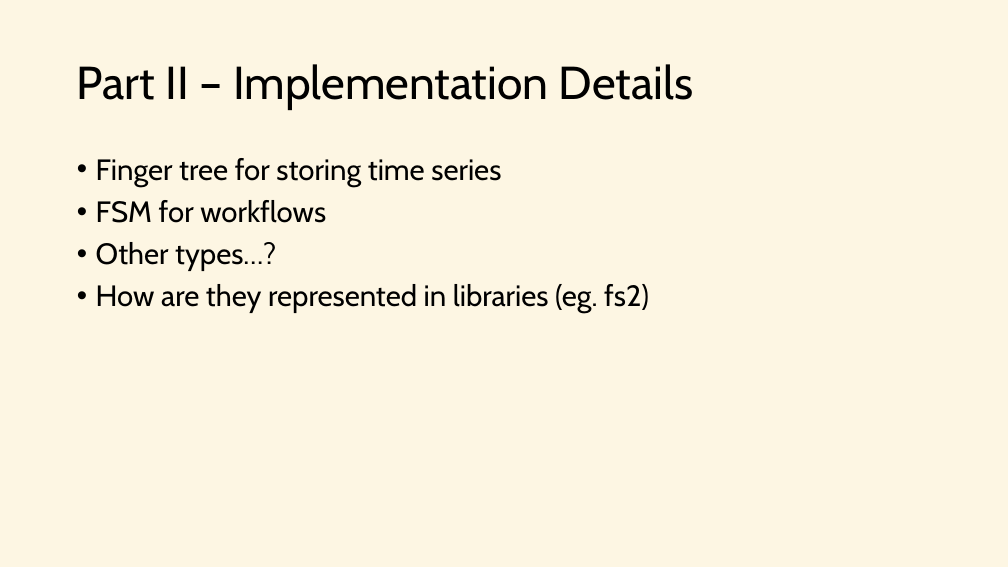
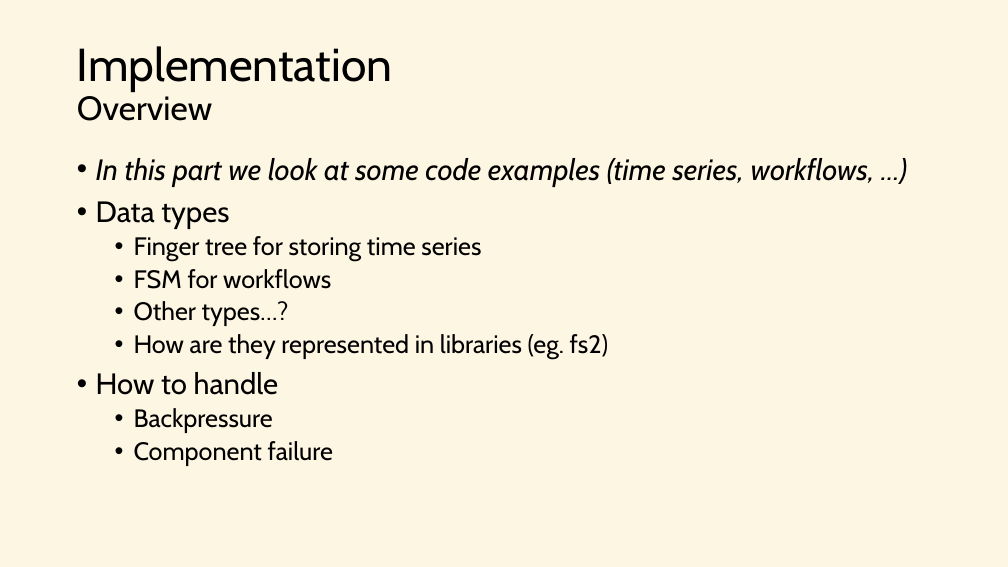
Before and after one commit to j-mueller/talks, a slide deck: slide 5 of 2016-12-scala-exchange/stream-processing.pptx (slide 3 before the commit). Drawn at 1008x567 pixels with LibreOffice and Linux fonts; fonts in the diff are those of the drawing. Boxes give left, top, right and bottom in pixels: in the first picture for what was removed or moved away, otherwise in the second. Text is boxed around its words. In the diff, an @@ line names an element or a change of style, - is before the commit and + after.

```diff
--- a/2016-12-scala-exchange/stream-processing.pptx
+++ b/2016-12-scala-exchange/stream-processing.pptx
@@ title at (x1=77, y1=46, x2=392, y2=121): text changed @@
-Part II – Implementation Details
+Implementation
+Overview
@@ text at (x1=96, y1=158, x2=875, y2=229): paragraphs added @@
+• In this part we look at some code examples (time series, workflows, …)
+• Data types
@@ text at (x1=134, y1=236, x2=609, y2=359): size 28 to 24 pt in "Finger tree for storing time series", "FSM for workflows", "Other types…?", "How are they represented in libraries (eg. ..."; list level 1 to 2 in "Finger tree for storing time ..."; list level 1 to 2 in "FSM for workflows"; list level 1 to 2 in "Other types…?"; list level 1 to 2 in "How are they represented in ..." @@
@@ text at (x1=96, y1=372, x2=333, y2=466): paragraphs added @@
+• How to handle
+  • Backpressure
+  • Component failure
```
Also in this commit, not shown: 2 other slides changed, 18 slides added, 1 slide removed, 2 other files.
